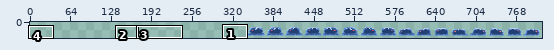
Sprite sheet -- android/assets/gameplay/test-player.png. Above: a wide view before the commit, with the close-up outlined.
Close-up. Old version:
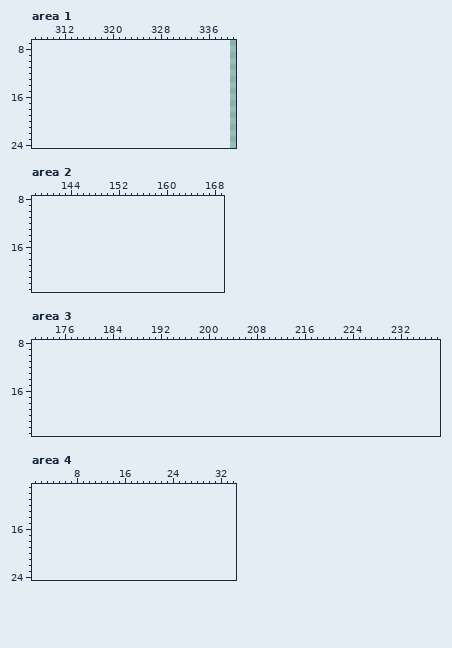
The file is 512x32 pixels. Shown: area 1: x 307..340, y 7..24; area 2: x 138..169, y 8..23; area 3: x 171..238, y 8..23; area 4: x 1..34, y 9..24. The old version is drawn lined up with the new one, on the new canvas. The wide view leaves out empty margins. The commit also changed other parts of the picture, which this record leaves out.
Once edited:
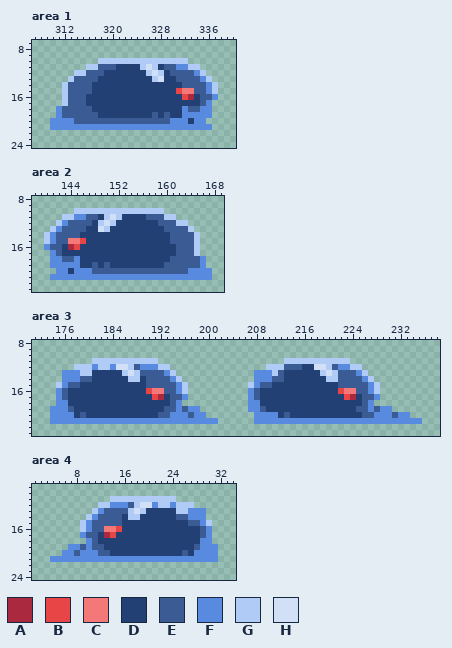
Palette (. is transparent): A #ab293f  B #e84646  C #f57878  D #234075  E #3a5b94  F #588ae0  G #b0cbf5  H #d2e0f7
Changes in this commit:
canvas 512x32 -> 1024x32, the old top-left corner now at 340,2 (the part of the old canvas that was cut away was empty and is not shown)
Changed rows in their new state; - is an unchanged pixel.
Area 1:
first column x 310:
10 --------GGGGGGGGGGGGGGG-----
11 ------GGEEEDDDDGHGDEEFFGG---
12 ----GGEEEDDDDDDDGHGDEEEEFG--
13 ---GEEEEDDDDDDDDDGHDDEEEEFG-
14 --GEEEEDDDDDDDDDDDDDDDEEEEFG
15 --GEEEEDDDDDDDDDDDDDDBCCEEFG
16 --GEEEDDDDDDDDDDDDDDDDBADEEF
17 --GEEEDDDDDDDDDDDDDDDDDDDEF-
18 -FEEEEEDDDDDDDDDDDDDDDFEEFF-
19 -FEEEEEEDDDDDDDDDEDEDDFFFFF-
20 FFFFEEEEEEEEEEEEEEEEFFFDFF--
21 FFFFFFFFFFFFFFFFFFFFFFFFFFF-
Area 2:
first column x 140:
10 -----GGGGGGGGGGGGGGG--------
11 ---GGFFEEDGHGDDDDEEEGG------
12 --GFEEEEDGHGDDDDDDDEEEGG----
13 -GFEEEEDDHGDDDDDDDDDEEEEG---
14 GFEEEEDDDDDDDDDDDDDDDEEEEG--
15 GFEECCBDDDDDDDDDDDDDDEEEEG--
16 FEEDABDDDDDDDDDDDDDDDDEEEG--
17 -FEDDDDDDDDDDDDDDDDDDDEEEG--
18 -FFEEFDDDDDDDDDDDDDDDEEEEEF-
19 -FFFFFDDEDEDDDDDDDDDEEEEEEF-
20 --FFDFFFEEEEEEEEEEEEEEEEFFFF
21 -FFFFFFFFFFFFFFFFFFFFFFFFFFF
Area 3:
first column x 174:
11 -------GGGGGGGGGGG---------------------GGGGGGGGGGG------------
12 ----GGGFGGFHHGEFFFGG----------------GGGEEEDDHHGEFFGG----------
13 --FFFGGDDDDDGHGEEEEFG-------------FFFGEDDDDDDGHGEEEFG---------
14 --FFFEEDDDDDDGGDEEEEFG------------FFFEEDDDDDDDGGEEEEFG--------
15 -GFEEDDDDDDDDDDDEEEEEFG----------GFEEDDDDDDDDDDDEEEEEFG-------
16 -FEDDDDDDDDDDDDDBCCEEFG----------FEDDDDDDDDDDDDDBCCEEFG-------
17 -FEDDDDDDDDDDDDDDBADEEF----------FEDDDDDDDDDDDDDDBADEEF-------
18 -FFDDDDDDDDDDDDDDDDDEF-----------FFDDDDDDDDDDDDDDDDDEF--------
19 FFFEDDDDDDDDDDDDDDDEEFEFF--------FFEDDDDDDDDDDDDDDDEEFEFF-----
20 FFFFDEDDDDDDDDDDDDEEFFFEFF--------FFFFDEDDDDDDDDDDDDEEFFFEFF--
21 FFFFFFFFFFFFFFFFFFFFFFFFFFFF------FFFFFFFFFFFFFFFFFFFFFFFFFFFF
Area 4:
first column x 4:
11 ----------GGGGGGGGGGG-------
12 --------GGFFFEGHHFGGFGGG----
13 -------GFEEEEGHGDDDDDGGFFF--
14 ------GFEEEEDGGDDDDDDEEFFF--
15 -----GFEEEEEDDDDDDDDDDDEEFG-
16 -----GFEECCBDDDDDDDDDDDDDEF-
17 -----FEEDABDDDDDDDDDDDDDDEF-
18 ------FEDDDDDDDDDDDDDDDDDFF-
19 ---FFEFEEDDDDDDDDDDDDDDDEFFF
20 --FFEFFFEEDDDDDDDDDDDDEDFFFF
21 FFFFFFFFFFFFFFFFFFFFFFFFFFFF
Where, in picture pixels (left, top, right, bottom), the same in both close-ups:
added: (50, 58, 218, 130)
added: (44, 208, 212, 280)
added: (50, 358, 218, 424)
added: (248, 358, 422, 424)
added: (50, 496, 218, 562)
